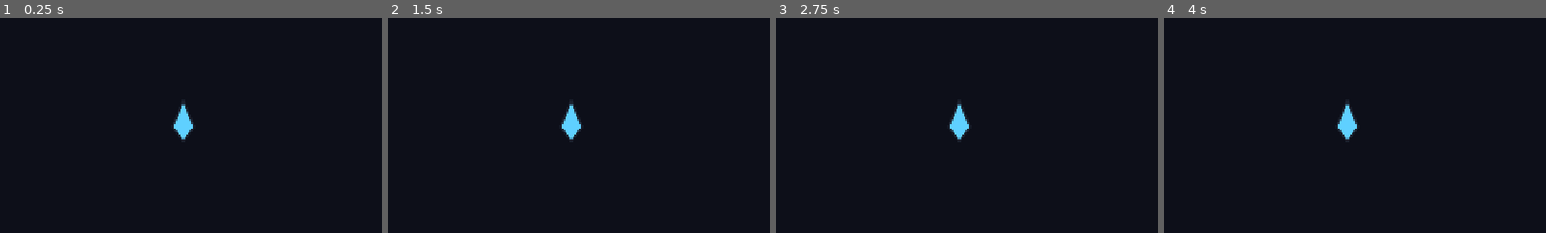
Above: before the commit, frames 1-4 (left to right).
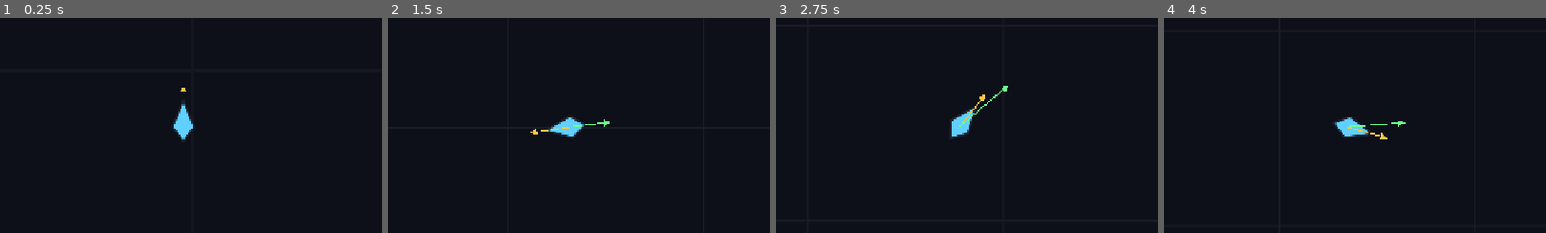
Above: after the commit, the same moments.

Repository: psyinf/seeker
Game: Godot game, scene res://scenes/main/main.tscn
Same seed, same stepped clock (60 frames per second), same inputs: the game is played once before the commit and once after it.
Inputs (mouse positions are % of the whole screen's width and height, from its top left):
- Up to frame 1 (0.25 s): no input
- Up to frame 2 (1.5 s): tap Enter at 0.5 s; move the mouse to (72, 45) at 0.52 s; press the mouse at (72, 45) at 0.53 s; tap Space at 1.25 s; move the mouse to (30, 55) at 1.27 s; release the mouse at (30, 55) at 1.28 s; click (30, 55) at 1.35 s
- Up to frame 3 (2.75 s): move the mouse to (60, 28) at 2.02 s; press the mouse at (60, 28) at 2.03 s
- Up to frame 4 (4 s): tap Enter at 2.75 s; move the mouse to (45, 70) at 2.77 s; release the mouse at (45, 70) at 2.78 s; click (45, 70) at 2.85 s; tap Space at 3.5 s; move the mouse to (80, 65) at 3.52 s; press the mouse at (80, 65) at 3.53 s
The pictures show only the part of the screen within x 26-76%, y 25-75%; the shares and areas given below are measured in that part.

The runs differ from the first frame. In frame 1, less than 0.1% of the frame differs, in the area x 47-49%, y 32-35%; in frame 2, 0.5%; in frame 3, 0.5%; in frame 4, 0.5%, in the area x 44-64%, y 40-57%.

Commit message:
feat(ship): mouse-aimed free flight with heading indicators
Hold left mouse to aim and thrust (Newtonian drift with damping and max speed). Add FlightIndicators (aim + velocity VectorArrows built from Line2D/Polygon2D), a camera that follows the ship, and a shader-drawn world-fixed reference grid (SpaceGrid). Cross-scene refs use NodePath exports resolved in _ready.

Diff:
--- a/project.godot
+++ b/project.godot
@@ -22,6 +22,16 @@
 window/size/viewport_height=720
 window/stretch/mode="canvas_items"
 
+[input]
+
+thrust={
+"deadzone": 0.5,
+"events": [Object(InputEventMouseButton,"resource_local_to_scene":false,"resource_name":"","device":-1,"window_id":0,"alt_pressed":false,"shift_pressed":false,"ctrl_pressed":false,"meta_pressed":false,"button_mask":0,"position":Vector2(0, 0),"global_position":Vector2(0, 0),"factor":1.0,"button_index":1,"canceled":false,"pressed":false,"double_click":false,"script":null)
+, Object(InputEventKey,"resource_local_to_scene":false,"resource_name":"","device":-1,"window_id":0,"alt_pressed":false,"shift_pressed":false,"ctrl_pressed":false,"meta_pressed":false,"pressed":false,"keycode":0,"physical_keycode":32,"key_label":0,"unicode":0,"location":0,"echo":false,"script":null)
+, Object(InputEventKey,"resource_local_to_scene":false,"resource_name":"","device":-1,"window_id":0,"alt_pressed":false,"shift_pressed":false,"ctrl_pressed":false,"meta_pressed":false,"pressed":false,"keycode":0,"physical_keycode":87,"key_label":0,"unicode":0,"location":0,"echo":false,"script":null)
+]
+}
+
 [rendering]
 
 environment/defaults/default_clear_color=Color(0.05, 0.06, 0.1, 1)
--- /dev/null
+++ b/scenes/main/flight_indicators.gd
@@ -0,0 +1,36 @@
+class_name FlightIndicators
+extends Node2D
+## Positions two arrow scenes on the ship: the desired heading (aim) and the
+## actual velocity (prograde). Reads the ship's public state; does not drive it.
+
+## The ship whose heading/velocity to visualize.
+@export var ship_path: NodePath
+
+@export_group("Aim (desired heading)")
+## Fixed length of the aim arrow, in pixels.
+@export var aim_length: float = 70.0
+
+@export_group("Velocity (prograde)")
+## Pixels of arrow length per pixel/second of speed.
+@export var velocity_scale: float = 0.18
+## Longest the velocity arrow may get, in pixels.
+@export var velocity_max_length: float = 220.0
+## Below this speed the velocity arrow is hidden, in pixels/second.
+@export var velocity_min_speed: float = 2.0
+
+@onready var ship := get_node_or_null(ship_path) as Ship
+@onready var _aim: VectorArrow = $AimArrow
+@onready var _velocity: VectorArrow = $VelocityArrow
+
+
+func _process(_delta: float) -> void:
+	if ship == null:
+		return
+	global_position = ship.global_position
+	_aim.rotation = ship.aim_direction.angle()
+	_aim.length = aim_length
+	var speed := ship.velocity.length()
+	_velocity.visible = speed >= velocity_min_speed
+	if _velocity.visible:
+		_velocity.rotation = ship.velocity.angle()
+		_velocity.length = minf(speed * velocity_scale, velocity_max_length)
--- /dev/null
+++ b/scenes/main/flight_indicators.tscn
@@ -0,0 +1,13 @@
+[gd_scene load_steps=3 format=3]
+
+[ext_resource type="Script" path="res://scenes/main/flight_indicators.gd" id="1_fi"]
+[ext_resource type="PackedScene" path="res://scenes/main/vector_arrow.tscn" id="2_va"]
+
+[node name="FlightIndicators" type="Node2D"]
+script = ExtResource("1_fi")
+
+[node name="AimArrow" parent="." instance=ExtResource("2_va")]
+color = Color(1, 0.780392, 0.278431, 1)
+
+[node name="VelocityArrow" parent="." instance=ExtResource("2_va")]
+color = Color(0.419608, 1, 0.548039, 1)
--- /dev/null
+++ b/scenes/main/main.gd
@@ -0,0 +1,17 @@
+class_name Main
+extends Node2D
+## Level root: keeps the camera centered on the ship. The reference grid and
+## flight indicators are self-contained child scenes.
+
+## The ship the camera follows.
+@export var ship_path: NodePath
+## The camera to reposition each frame (kept unrotated so the view never spins).
+@export var camera_path: NodePath
+
+@onready var ship := get_node_or_null(ship_path) as Node2D
+@onready var camera := get_node_or_null(camera_path) as Camera2D
+
+
+func _process(_delta: float) -> void:
+	if ship != null and camera != null:
+		camera.global_position = ship.global_position
--- a/scenes/main/main.tscn
+++ b/scenes/main/main.tscn
@@ -1,9 +1,21 @@
-[gd_scene load_steps=2 format=3]
+[gd_scene load_steps=5 format=3]
 
 [ext_resource type="PackedScene" path="res://scenes/ship/ship.tscn" id="1_ship"]
+[ext_resource type="Script" path="res://scenes/main/main.gd" id="2_main"]
+[ext_resource type="PackedScene" path="res://scenes/main/flight_indicators.tscn" id="3_indic"]
+[ext_resource type="PackedScene" path="res://scenes/main/space_grid.tscn" id="4_grid"]
 
 [node name="Main" type="Node2D"]
+script = ExtResource("2_main")
+ship_path = NodePath("Ship")
+camera_path = NodePath("Camera2D")
+
+[node name="SpaceGrid" parent="." instance=ExtResource("4_grid")]
+camera_path = NodePath("../Camera2D")
 
 [node name="Camera2D" type="Camera2D" parent="."]
 
 [node name="Ship" parent="." instance=ExtResource("1_ship")]
+
+[node name="FlightIndicators" parent="." instance=ExtResource("3_indic")]
+ship_path = NodePath("../Ship")
--- /dev/null
+++ b/scenes/main/space_grid.gd
@@ -0,0 +1,42 @@
+class_name SpaceGrid
+extends CanvasLayer
+## A world-fixed reference grid rendered by a shader on a full-screen ColorRect,
+## kept behind the gameplay layer. Follows the camera so free-flight motion reads
+## against otherwise empty space. Assumes camera zoom of 1.
+
+## The camera the grid tracks.
+@export var camera_path: NodePath
+@export var grid_spacing: float = 128.0:
+	set(value):
+		grid_spacing = value
+		_push_params()
+@export var grid_color: Color = Color(1.0, 1.0, 1.0, 0.06):
+	set(value):
+		grid_color = value
+		_push_params()
+@export var line_width: float = 1.0:
+	set(value):
+		line_width = value
+		_push_params()
+
+@onready var camera := get_node_or_null(camera_path) as Camera2D
+@onready var _mat: ShaderMaterial = $Grid.material
+
+
+func _ready() -> void:
+	_push_params()
+
+
+func _process(_delta: float) -> void:
+	if camera == null:
+		return
+	var offset := camera.global_position - get_viewport().get_visible_rect().size * 0.5
+	_mat.set_shader_parameter("world_offset", offset)
+
+
+func _push_params() -> void:
+	if not is_node_ready():
+		return
+	_mat.set_shader_parameter("grid_spacing", grid_spacing)
+	_mat.set_shader_parameter("grid_color", grid_color)
+	_mat.set_shader_parameter("line_width", line_width)
--- /dev/null
+++ b/scenes/main/space_grid.gdshader
@@ -0,0 +1,17 @@
+shader_type canvas_item;
+// World-fixed reference grid. `world_offset` maps screen pixels to world space
+// (camera position minus half the viewport), so the grid scrolls with the camera.
+
+uniform vec2 world_offset = vec2(0.0);
+uniform float grid_spacing = 128.0;
+uniform vec4 grid_color : source_color = vec4(1.0, 1.0, 1.0, 0.06);
+uniform float line_width = 1.0;
+
+void fragment() {
+	vec2 world = FRAGCOORD.xy + world_offset;
+	vec2 m = mod(world, grid_spacing);
+	vec2 d = min(m, grid_spacing - m);
+	float line = min(d.x, d.y);
+	float a = 1.0 - smoothstep(0.0, line_width, line);
+	COLOR = vec4(grid_color.rgb, grid_color.a * a);
+}
--- /dev/null
+++ b/scenes/main/space_grid.tscn
@@ -0,0 +1,20 @@
+[gd_scene load_steps=4 format=3]
+
+[ext_resource type="Script" path="res://scenes/main/space_grid.gd" id="1_sg"]
+[ext_resource type="Shader" path="res://scenes/main/space_grid.gdshader" id="2_shader"]
+
+[sub_resource type="ShaderMaterial" id="ShaderMaterial_grid"]
+shader = ExtResource("2_shader")
+
+[node name="SpaceGrid" type="CanvasLayer"]
+layer = -1
+script = ExtResource("1_sg")
+
+[node name="Grid" type="ColorRect" parent="."]
+material = SubResource("ShaderMaterial_grid")
+anchors_preset = 15
+anchor_right = 1.0
+anchor_bottom = 1.0
+grow_horizontal = 2
+grow_vertical = 2
+mouse_filter = 2
--- /dev/null
+++ b/scenes/main/vector_arrow.gd
@@ -0,0 +1,59 @@
+class_name VectorArrow
+extends Node2D
+## A directional arrow built from scene nodes (a Line2D shaft and a Polygon2D
+## head). Orient it with `rotation` and size it with `length`; it points along
+## local +X. No custom drawing.
+
+@export var color: Color = Color.WHITE:
+	set(value):
+		color = value
+		_apply_color()
+@export var width: float = 2.0:
+	set(value):
+		width = value
+		if is_node_ready():
+			_shaft.width = value
+@export var head_size: float = 12.0:
+	set(value):
+		head_size = value
+		_apply_head()
+
+## Shaft length in pixels, from the origin to the arrow tip.
+var length: float = 70.0:
+	set(value):
+		length = value
+		_apply_length()
+
+@onready var _shaft: Line2D = $Shaft
+@onready var _head: Polygon2D = $Head
+
+
+func _ready() -> void:
+	_shaft.width = width
+	_apply_color()
+	_apply_head()
+	_apply_length()
+
+
+func _apply_length() -> void:
+	if not is_node_ready():
+		return
+	_shaft.points = PackedVector2Array([Vector2.ZERO, Vector2(length, 0.0)])
+	_head.position = Vector2(length, 0.0)
+
+
+func _apply_head() -> void:
+	if not is_node_ready():
+		return
+	_head.polygon = PackedVector2Array([
+		Vector2.ZERO,
+		Vector2(-head_size, -head_size * 0.5),
+		Vector2(-head_size, head_size * 0.5),
+	])
+
+
+func _apply_color() -> void:
+	if not is_node_ready():
+		return
+	_shaft.default_color = color
+	_head.color = color
--- /dev/null
+++ b/scenes/main/vector_arrow.tscn
@@ -0,0 +1,14 @@
+[gd_scene load_steps=2 format=3]
+
+[ext_resource type="Script" path="res://scenes/main/vector_arrow.gd" id="1_va"]
+
+[node name="VectorArrow" type="Node2D"]
+script = ExtResource("1_va")
+
+[node name="Shaft" type="Line2D" parent="."]
+width = 2.0
+points = PackedVector2Array(0, 0, 70, 0)
+
+[node name="Head" type="Polygon2D" parent="."]
+position = Vector2(70, 0)
+polygon = PackedVector2Array(0, 0, -12, -6, -12, 6)
--- a/scenes/ship/ship.gd
+++ b/scenes/ship/ship.gd
@@ -45,6 +45,35 @@
 		outline_width = value
 		queue_redraw()
 
+@export_group("Flight")
+## Thrust acceleration while the thrust input is held, in pixels/second².
+@export var thrust_accel: float = 900.0
+## Speed cap, in pixels/second.
+@export var max_speed: float = 600.0
+## Linear velocity damping per second (0 = pure Newtonian drift, higher = tighter).
+@export_range(0.0, 5.0, 0.05) var damping: float = 0.6
+
+## Current world-space velocity, in pixels/second. Read by the flight indicators.
+var velocity: Vector2 = Vector2.ZERO
+## Unit vector the nose points toward (the desired heading). Read by the indicators.
+var aim_direction: Vector2 = Vector2.UP
+
+
+func _physics_process(delta: float) -> void:
+	if Engine.is_editor_hint():
+		return
+	if Input.is_mouse_button_pressed(MOUSE_BUTTON_LEFT):
+		var to_mouse := get_global_mouse_position() - global_position
+		if to_mouse.length() > 0.001:
+			aim_direction = to_mouse.normalized()
+	rotation = aim_direction.angle() + PI / 2.0 # nose (-Y) faces the aim
+	if Input.is_action_pressed("thrust"):
+		velocity += aim_direction * thrust_accel * delta
+	if damping > 0.0:
+		velocity *= maxf(0.0, 1.0 - damping * delta)
+	velocity = velocity.limit_length(max_speed)
+	position += velocity * delta
+
 
 func _draw() -> void:
 	var hull := _hull_points()
Not shown, added: scenes/main/flight_indicators.gd.uid
Not shown, added: scenes/main/main.gd.uid
Not shown, added: scenes/main/space_grid.gd.uid
Not shown, added: scenes/main/space_grid.gdshader.uid
Not shown, added: scenes/main/vector_arrow.gd.uid
Not shown, changed: docs/architecture.md
Not shown, changed: docs/devlog.md
